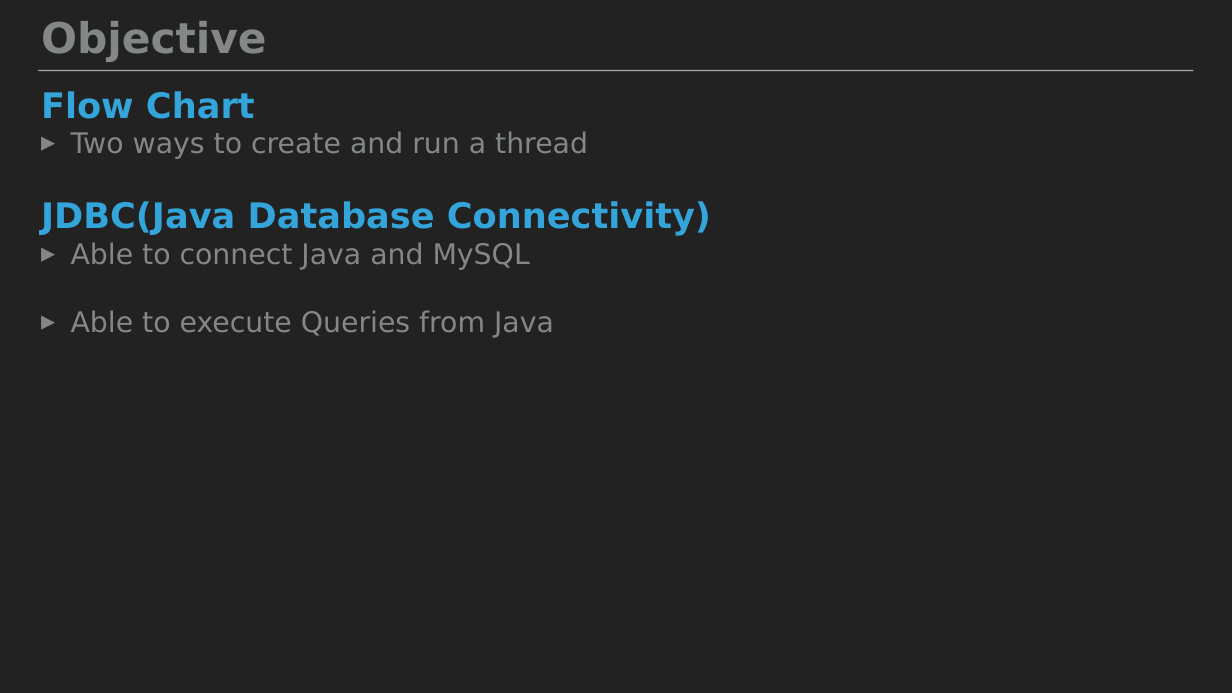
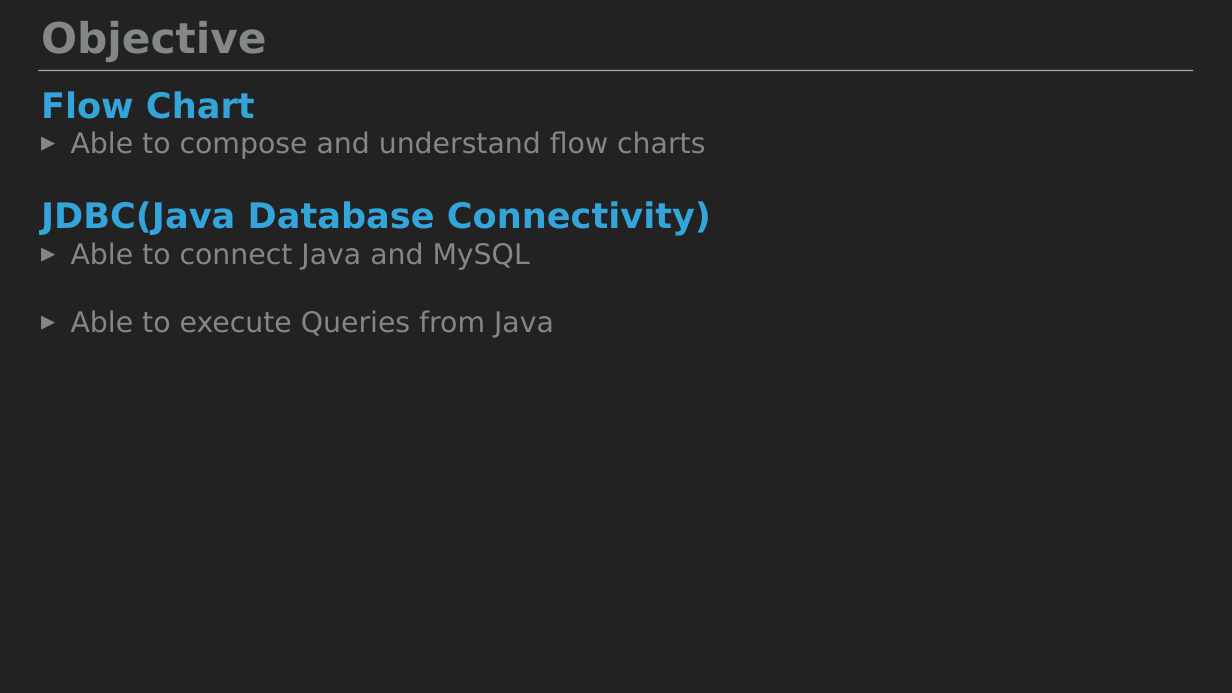
Before and after one commit to kopokyuseokkim/lecture, a slide deck: slide 2 of 기본프로그래밍_Java_07.pptx. Drawn at 1232x693 pixels with LibreOffice and Linux fonts; fonts in the diff are those of the drawing. Boxes give left, top, right and bottom in pixels: in the first picture for what was removed or moved away, otherwise in the second. Text is boxed around its words. In the diff, an @@ line names an element or a change of style, - is before the commit and + after.

```diff
--- a/기본프로그래밍_Java_07.pptx
+++ b/기본프로그래밍_Java_07.pptx
@@ text at bbox=[71, 131, 705, 159]: text changed @@
-▸ Two ways to create and run a thread
+▸ Able to compose and understand flow charts
```
